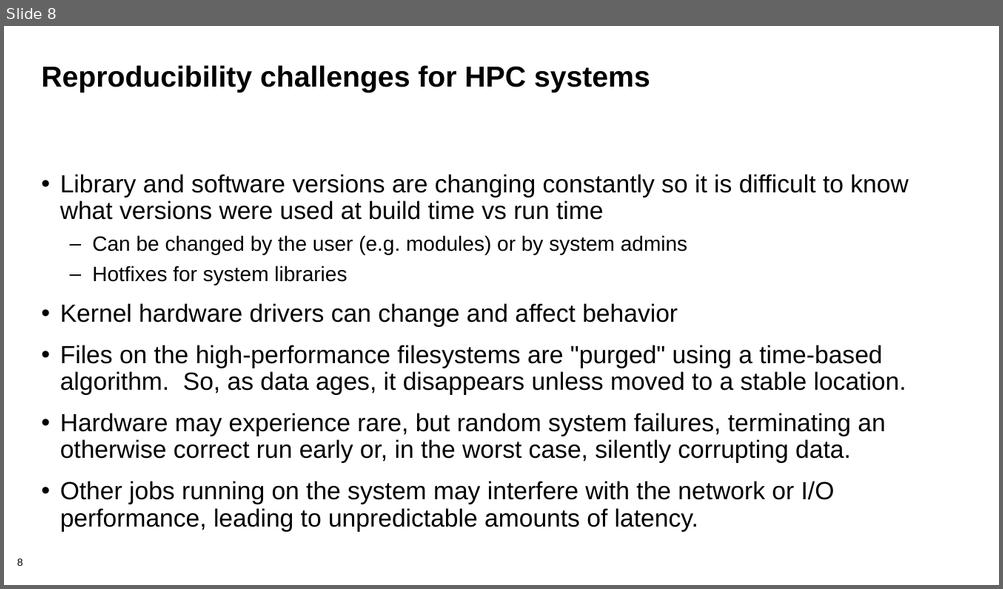
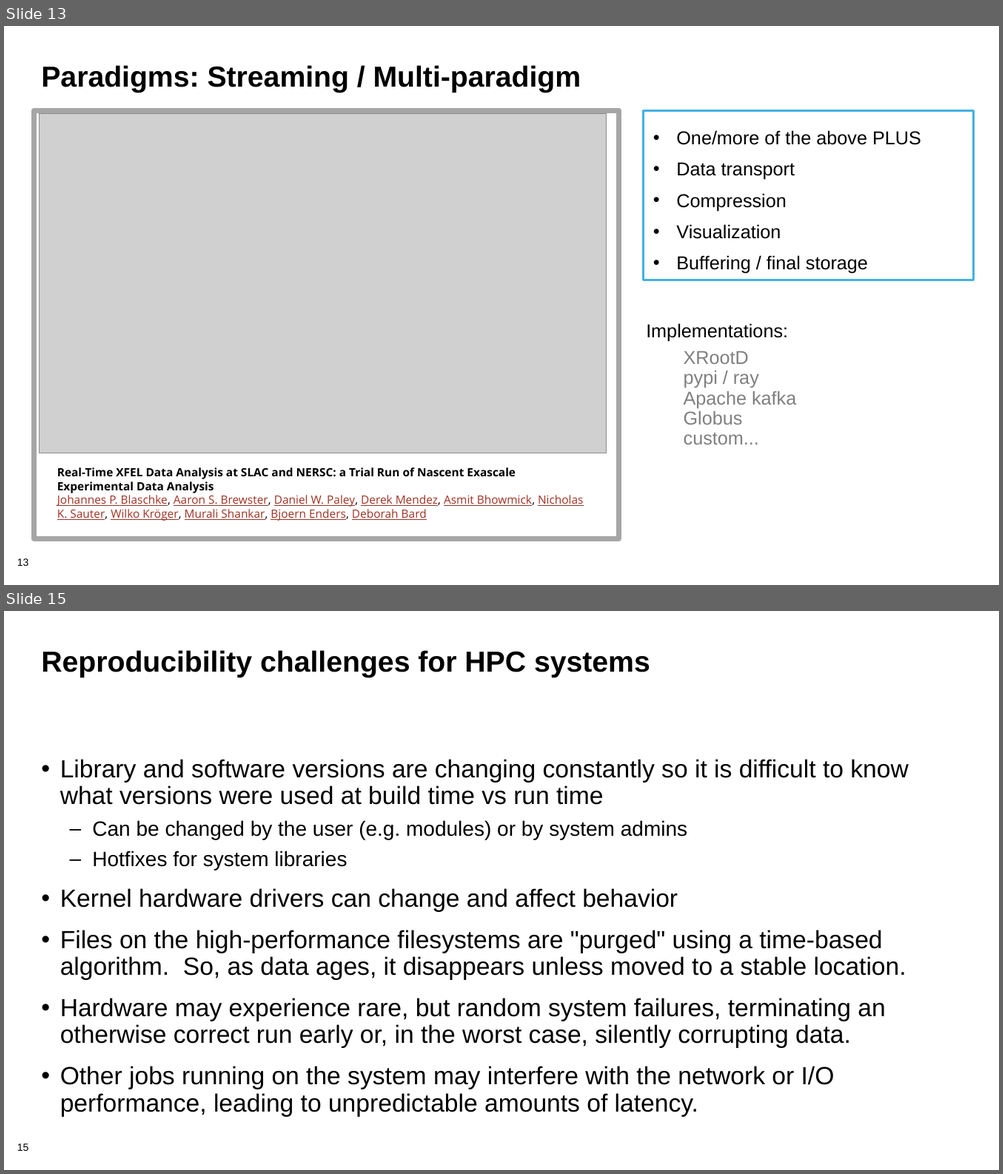
Before and after one commit to bssw-tutorial/presentations, a slide deck: rep-workflows.pptx. Shown one above the other, each under a label of ours: slide 8 before the commit, slides 13 and 15 after it; the slides between them are not shown. The pictures are 1003x589 and 1003x1174 pixels, drawn with LibreOffice and Linux fonts; fonts in the diff are those of the drawing; grey boxes stand for pictures; background and template pictures are left out. Boxes give left, top, right and bottom in pixels: in the first picture for what was removed or moved away, otherwise in the second. Text is boxed around its words. In the diff, an @@ line names an element or a change of style, - is before the commit and + after.

Commit message:
Removed Summit containers; added workflow paradigms

```diff
--- a/rep-workflows.pptx
+++ b/rep-workflows.pptx
@@ slide 13 added at <box>4,26,999,585</box>, background #FFFFFF; not listed: 1 template element that a slide beside it also shows @@
@@ title added at <box>41,65,581,93</box>, 28 pt, text #000000, bold @@
+Paradigms: Streaming / Multi-paradigm
@@ rectangle added at <box>34,111,619,540</box>, outline #A6A6A6 5 pt @@
@@ picture added at <box>39,114,606,454</box> @@
@@ rectangle added at <box>643,111,973,281</box>, outline #43B1E5 2 pt, 18 pt, text #000000 @@
+• One/more of the above PLUS
+• Data transport
+• Compression
+• Visualization
+• Buffering / final storage
@@ text added at <box>646,323,796,445</box>, 18 pt, text #808080 @@
+Implementations:
+  XRootD
+  pypi / ray
+  Apache kafka
+  Globus
+  custom...
@@ text added at <box>57,468,583,521</box>, 11 pt, text #A03123, underline @@
+Real-Time XFEL Data Analysis at SLAC and NERSC: a Trial Run of Nascent Exascale Experimental Data Analysis
+Johannes P. Blaschke, Aaron S. Brewster, Daniel W. Paley, Derek Mendez, Asmit Bhowmick, Nicholas K. Sauter, Wilko Kröger, Murali Shankar, Bjoern Enders, Deborah Bard
@@ what was slide 8 is now slide 15 @@
@@ page number at <box>17,1144,29,1151</box>: text changed @@
-8
+15
```
Also in this commit, not shown: 13 slides changed, 11 other slides added, 1 slide removed.
